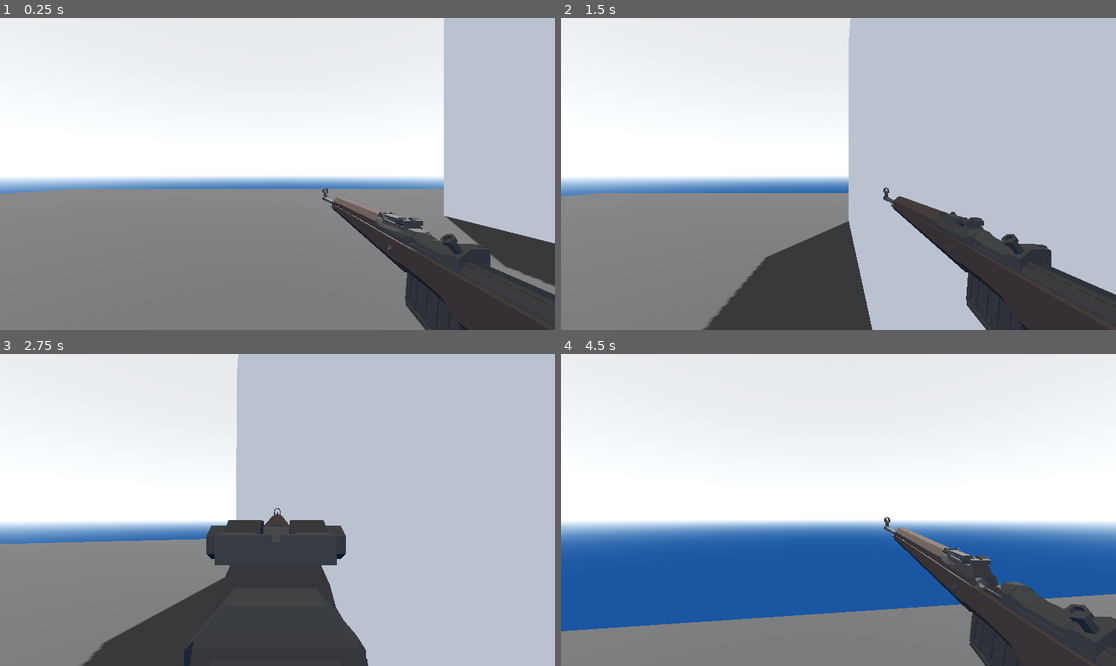
Above: before the commit, frames 1-4 (two rows, left to right).
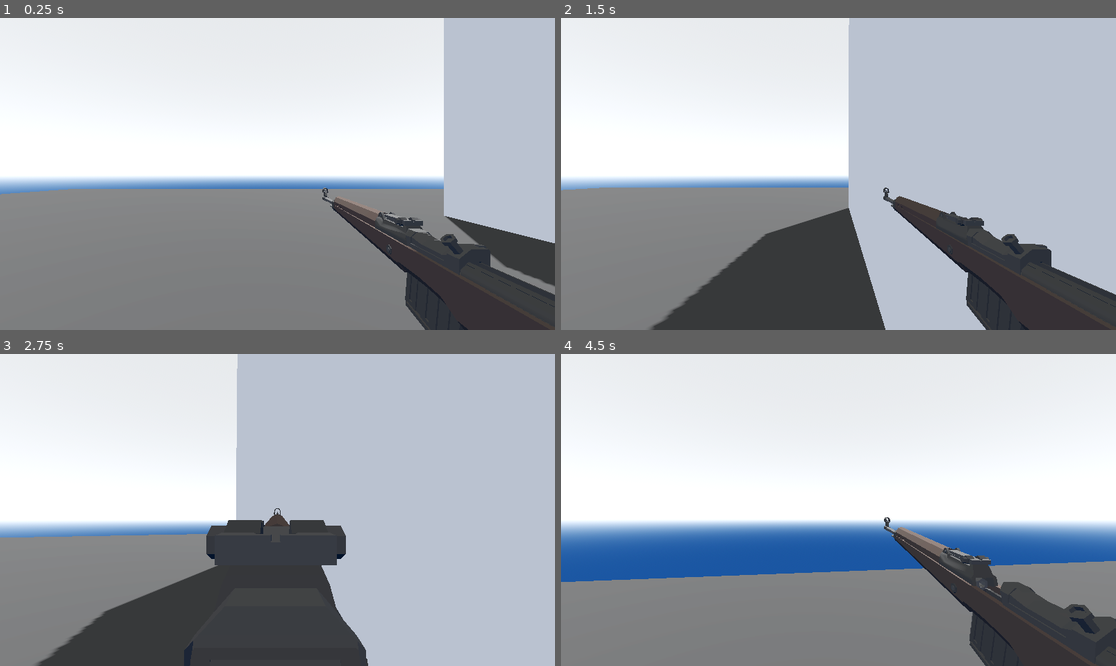
Above: after the commit, the same moments.

Repository: worghet/ICS4U___KALTBLUT
Game: Godot game, scene res://scenes/world.tscn
Same seed, same stepped clock (60 frames per second), same inputs: the game is played once before the commit and once after it.
Inputs (mouse positions are in pixels of both pictures, inside the frame that each line leads up to):
- Up to frame 1 (0.25 s): no input
- Up to frame 2 (1.5 s): tap Enter at 0.5 s; move the mouse to (960, 158) at 0.52 s; hold D (move_right) 0.53-1.28 s; tap Space (jump) at 0.6, 0.77, 1.07 s; move the mouse to (727, 189) at 1.27 s; hold S (move_backward) from 1.28 s (still down); click (727, 189) at 1.35 s
- Up to frame 3 (2.75 s): tap Space (jump) at 1.52, 1.55, 1.82, 2.3 s; move the mouse to (288, 503) at 2.02 s; release S (move_backward) at 2.03 s; hold W (move_forward) from 2.03 s (still down); hold Right mouse button (right_mouse_button) from 2.03 s (still down)
- Up to frame 4 (4.5 s): keep holding W (move_forward); move the mouse to (832, 516) at 2.77 s; release Right mouse button (right_mouse_button) at 2.78 s; tap E (spawn_enemy) at 2.85 s; tap Space (jump) at 3.02, 3.05, 3.32, 3.6, 3.77, 4.07 s; move the mouse to (877, 513) at 3.52 s; move the mouse to (794, 506) at 4.27 s; click (794, 506) at 4.35 s

The runs differ from the first frame. In frame 2, 4.3% of the frame differs, in the area x 0-59%, y 0-100%; in frame 3, 3.2%; in frame 4, 12%, in the area x 0-100%, y 56-89%.

Commit message:
got enemy to shoot and kill!
but nothin happens when i die

Diff:
--- a/kaltblut/project.godot
+++ b/kaltblut/project.godot
@@ -25,6 +25,7 @@
 [global_group]
 
 enemies=""
+player=""
 
 [input]
 
--- a/kaltblut/scenes/enemy.tscn
+++ b/kaltblut/scenes/enemy.tscn
@@ -1,7 +1,8 @@
-[gd_scene load_steps=5 format=3 uid="uid://c7swlqfn0artd"]
+[gd_scene load_steps=7 format=3 uid="uid://c7swlqfn0artd"]
 
 [ext_resource type="PackedScene" uid="uid://cpdsqagh4uabv" path="res://scenes/entity.tscn" id="1_7p1mj"]
 [ext_resource type="Script" uid="uid://dkn30ignxe6ok" path="res://scripts/enemy.gd" id="2_md0e3"]
+[ext_resource type="PackedScene" uid="uid://do568pp650j5i" path="res://scenes/gewehr-43.tscn" id="3_4ra3w"]
 
 [sub_resource type="StandardMaterial3D" id="StandardMaterial3D_7p1mj"]
 albedo_color = Color(0.980392, 0.388235, 0.294118, 1)
@@ -9,9 +10,32 @@
 [sub_resource type="CapsuleMesh" id="CapsuleMesh_md0e3"]
 material = SubResource("StandardMaterial3D_7p1mj")
 
-[node name="entity" groups=["enemies"] instance=ExtResource("1_7p1mj")]
+[sub_resource type="SphereShape3D" id="SphereShape3D_4ra3w"]
+radius = 20.0
+
+[node name="enemy" groups=["enemies"] instance=ExtResource("1_7p1mj")]
 script = ExtResource("2_md0e3")
 health = 100
+voilence = 0
+TURN_SPEED = 2.0
 
 [node name="mesh" parent="." index="0"]
 mesh = SubResource("CapsuleMesh_md0e3")
+
+[node name="gewehr-43" parent="." index="2" instance=ExtResource("3_4ra3w")]
+transform = Transform3D(-7.86805e-08, 0, 1.8, 0, 1.8, 0, -1.8, 0, -7.86805e-08, 0.563351, 0.146332, -0.478365)
+
+[node name="animation_player" type="AnimationPlayer" parent="." index="3"]
+
+[node name="sight_range" type="Area3D" parent="." index="4"]
+
+[node name="CollisionShape3D" type="CollisionShape3D" parent="sight_range" index="0"]
+shape = SubResource("SphereShape3D_4ra3w")
+
+[node name="eyes" type="RayCast3D" parent="." index="5"]
+
+[node name="shoot_timer" type="Timer" parent="." index="6"]
+
+[connection signal="body_entered" from="sight_range" to="." method="_on_sight_range_body_entered"]
+[connection signal="body_exited" from="sight_range" to="." method="_on_sight_range_body_exited"]
+[connection signal="timeout" from="shoot_timer" to="." method="_on_shoot_timer_timeout"]
--- a/kaltblut/scenes/gewehr-43.tscn
+++ b/kaltblut/scenes/gewehr-43.tscn
@@ -2,47 +2,6 @@
 
 [ext_resource type="PackedScene" uid="uid://dp3a6c6k2m4r" path="res://textures/gewehr_43.glb" id="1_0lp18"]
 [ext_resource type="Script" uid="uid://kwfq3etbe4vj" path="res://scenes/gewehr_43.gd" id="2_a6ng1"]
-
-[sub_resource type="Animation" id="Animation_0lp18"]
-resource_name = "fire"
-length = 0.1
-step = 0.01
-tracks/0/type = "value"
-tracks/0/imported = false
-tracks/0/enabled = true
-tracks/0/path = NodePath("Sketchfab_model:position")
-tracks/0/interp = 1
-tracks/0/loop_wrap = true
-tracks/0/keys = {
-"times": PackedFloat32Array(0, 0.02, 0.1),
-"transitions": PackedFloat32Array(1, 1, 1),
-"update": 0,
-"values": [Vector3(0, 0, 0), Vector3(-0.025, 0, 0), Vector3(0, 0, 0)]
-}
-tracks/1/type = "value"
-tracks/1/imported = false
-tracks/1/enabled = true
-tracks/1/path = NodePath("Sketchfab_model:rotation")
-tracks/1/interp = 1
-tracks/1/loop_wrap = true
-tracks/1/keys = {
-"times": PackedFloat32Array(0, 0.02, 0.1),
-"transitions": PackedFloat32Array(1, 1, 1),
-"update": 0,
-"values": [Vector3(-1.5708, 0, 0), Vector3(-1.5708, -0.174533, 0), Vector3(-1.5708, 0, 0)]
-}
-tracks/2/type = "value"
-tracks/2/imported = false
-tracks/2/enabled = true
-tracks/2/path = NodePath("Sketchfab_model/Root/Cube_016:position")
-tracks/2/interp = 1
-tracks/2/loop_wrap = true
-tracks/2/keys = {
-"times": PackedFloat32Array(0, 0.0119, 0.1),
-"transitions": PackedFloat32Array(1, 1, 1),
-"update": 0,
-"values": [Vector3(-0.66144, 0, 0.41513), Vector3(-2, 0, 0.415), Vector3(-0.66144, 0, 0.41513)]
-}
 
 [sub_resource type="Animation" id="Animation_a6ng1"]
 length = 0.001
@@ -141,6 +100,47 @@
 "values": [Vector3(-0.66144, 0, 0.41513), Vector3(-2, 0, 0.415), Vector3(-0.66144, 0, 0.41513)]
 }
 
+[sub_resource type="Animation" id="Animation_0lp18"]
+resource_name = "fire"
+length = 0.1
+step = 0.01
+tracks/0/type = "value"
+tracks/0/imported = false
+tracks/0/enabled = true
+tracks/0/path = NodePath("Sketchfab_model:position")
+tracks/0/interp = 1
+tracks/0/loop_wrap = true
+tracks/0/keys = {
+"times": PackedFloat32Array(0, 0.02, 0.1),
+"transitions": PackedFloat32Array(1, 1, 1),
+"update": 0,
+"values": [Vector3(0, 0, 0), Vector3(-0.025, 0, 0), Vector3(0, 0, 0)]
+}
+tracks/1/type = "value"
+tracks/1/imported = false
+tracks/1/enabled = true
+tracks/1/path = NodePath("Sketchfab_model:rotation")
+tracks/1/interp = 1
+tracks/1/loop_wrap = true
+tracks/1/keys = {
+"times": PackedFloat32Array(0, 0.02, 0.1),
+"transitions": PackedFloat32Array(1, 1, 1),
+"update": 0,
+"values": [Vector3(-1.5708, 0, 0), Vector3(-1.5708, -0.174533, 0), Vector3(-1.5708, 0, 0)]
+}
+tracks/2/type = "value"
+tracks/2/imported = false
+tracks/2/enabled = true
+tracks/2/path = NodePath("Sketchfab_model/Root/Cube_016:position")
+tracks/2/interp = 1
+tracks/2/loop_wrap = true
+tracks/2/keys = {
+"times": PackedFloat32Array(0, 0.0119, 0.1),
+"transitions": PackedFloat32Array(1, 1, 1),
+"update": 0,
+"values": [Vector3(-0.66144, 0, 0.41513), Vector3(-2, 0, 0.415), Vector3(-0.66144, 0, 0.41513)]
+}
+
 [sub_resource type="AnimationLibrary" id="AnimationLibrary_osdm8"]
 _data = {
 &"RESET": SubResource("Animation_a6ng1"),
@@ -154,7 +154,7 @@
 script = ExtResource("2_a6ng1")
 
 [node name="Sketchfab_model" parent="." index="0"]
-transform = Transform3D(0.103464, 0, 0, 0, -4.52254e-09, 0.103464, 0, -0.103464, -4.52254e-09, 0, 0, 0)
+transform = Transform3D(0.103464, 0, 0, 0, -3.74539e-07, 0.103464, 0, -0.103464, -3.74539e-07, 0, 0, 0)
 rotation_order = 0
 
 [node name="cast_ray" type="RayCast3D" parent="Sketchfab_model" index="1"]
--- a/kaltblut/scenes/gewehr_43.gd
+++ b/kaltblut/scenes/gewehr_43.gd
@@ -27,11 +27,8 @@
 		# Save the object it collided with (not needed, but safe).
 		var target : CharacterBody3D = cast_ray.get_collider()
 
-		# Check if this object is in the enemies group.
-		if target.is_in_group("enemies"):
-
-			# Take away health based on rifle damage.
-			target.health -= DAMAGE
+		# Take away health based on rifle damage.
+		target.health -= DAMAGE
 
 # Shoot and play the animation.
 func fire() -> void:
--- a/kaltblut/scenes/player.tscn
+++ b/kaltblut/scenes/player.tscn
@@ -4,7 +4,7 @@
 [ext_resource type="Script" uid="uid://cyf8o2our2ivk" path="res://scripts/player.gd" id="2_g2els"]
 [ext_resource type="PackedScene" uid="uid://do568pp650j5i" path="res://scenes/gewehr-43.tscn" id="3_qhqgy"]
 
-[node name="player" instance=ExtResource("1_3vyb7")]
+[node name="player" groups=["player"] instance=ExtResource("1_3vyb7")]
 script = ExtResource("2_g2els")
 MOUSE_SENSITIVITY = 0.001
 
--- a/kaltblut/scripts/character.gd
+++ b/kaltblut/scripts/character.gd
@@ -6,7 +6,7 @@
 @export var movement_speed: float = 10.0
 
 # Jump force.
-@export var jump_force: float = 5.0
+@export var jump_force: float = 2.0
 
 # How much gravity affects the character.
 @export var gravity: float = -9.8
--- a/kaltblut/scripts/enemy.gd
+++ b/kaltblut/scripts/enemy.gd
@@ -4,13 +4,28 @@
 
 # TODO might change to blood in liters idk yet
 @export var health : int = 100
+@export var voilence : int
+
+var target : Node3D
+@export var TURN_SPEED : float = 2.0
+
+@onready var eyes : RayCast3D = $eyes
+@onready var raycast : RayCast3D = $"gewehr-43/Sketchfab_model/cast_ray"
+@onready var animation_player : AnimationPlayer = $animation_player
+@onready var shoot_timer : Timer = $shoot_timer
+
+enum {
+	IDLE,
+	ALERT,
+}
+
+var state : int = IDLE
 
 # == METHODS ================================
 
 # What to do when loaded.
 func _ready() -> void:
 	pass
-
 # What to process each frame.
 func _process(delta: float) -> void:
 
@@ -19,3 +34,32 @@
 
 		# Delete the enemy object from the game.
 		queue_free()
+	match state:
+		IDLE:
+			# play anim for idle
+			pass
+		ALERT:
+			# play anim for alert
+			eyes.look_at(target.global_transform.origin, Vector3.UP)
+			rotate_y(deg_to_rad(eyes.rotation.y * TURN_SPEED))
+
+
+func _on_sight_range_body_entered(body: Node3D) -> void:
+	if body.is_in_group("player"):
+		print("ALERT!")
+
+		$"gewehr-43".enterADS()
+
+		state = ALERT
+		target = body
+		shoot_timer.start()
+
+func _on_sight_range_body_exited(body: Node3D) -> void:
+	state = IDLE
+	$"gewehr-43".stopADS()
+	shoot_timer.stop()
+
+
+func _on_shoot_timer_timeout() -> void:
+	$"gewehr-43".fire()
+	print("BANG")
--- a/kaltblut/scripts/player.gd
+++ b/kaltblut/scripts/player.gd
@@ -9,6 +9,8 @@
 var head : Node3D
 var camera : Camera3D
 var rifle : Node3D
+
+var health := 50
 
 @export var MOUSE_SENSITIVITY : float = 0.001
 #@export var CAMERA_FOV : float = 75.0
@@ -22,6 +24,11 @@
 	head = $head
 	camera = $head/camera
 	rifle = $head/camera/rifle
+
+
+func _process(delta: float) -> void:
+	if health <= 0:
+		print("you ded gng")
 
 # What to do regarding movement each frame.
 func _process_movement(delta: float) -> void:
